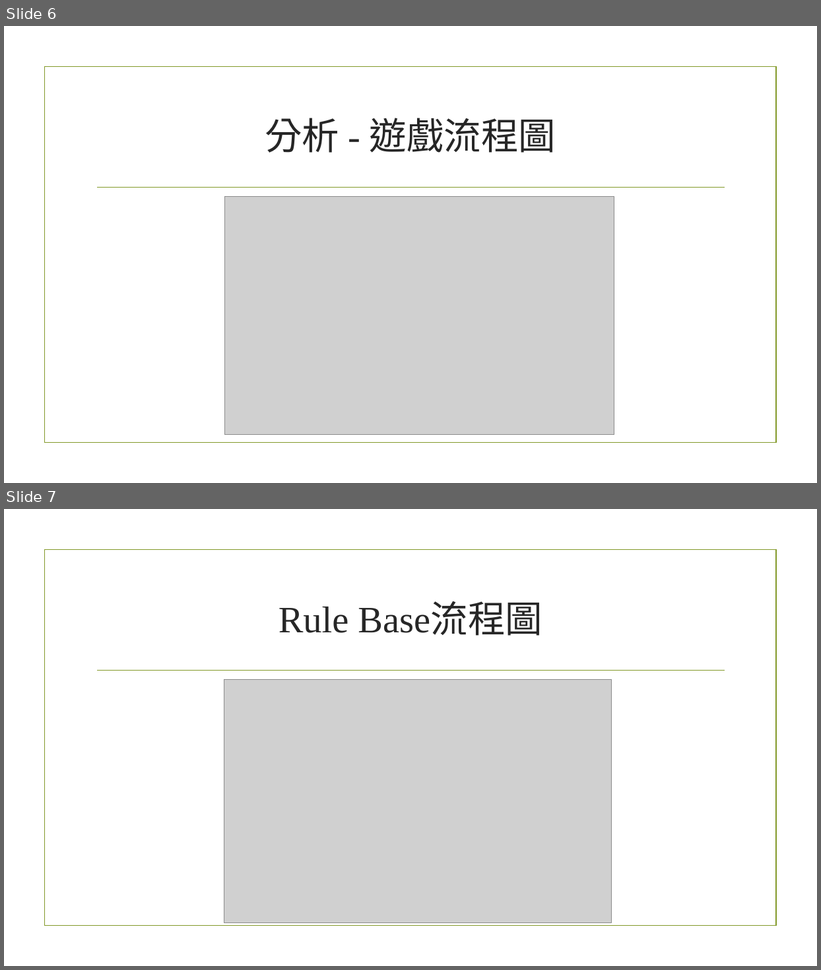
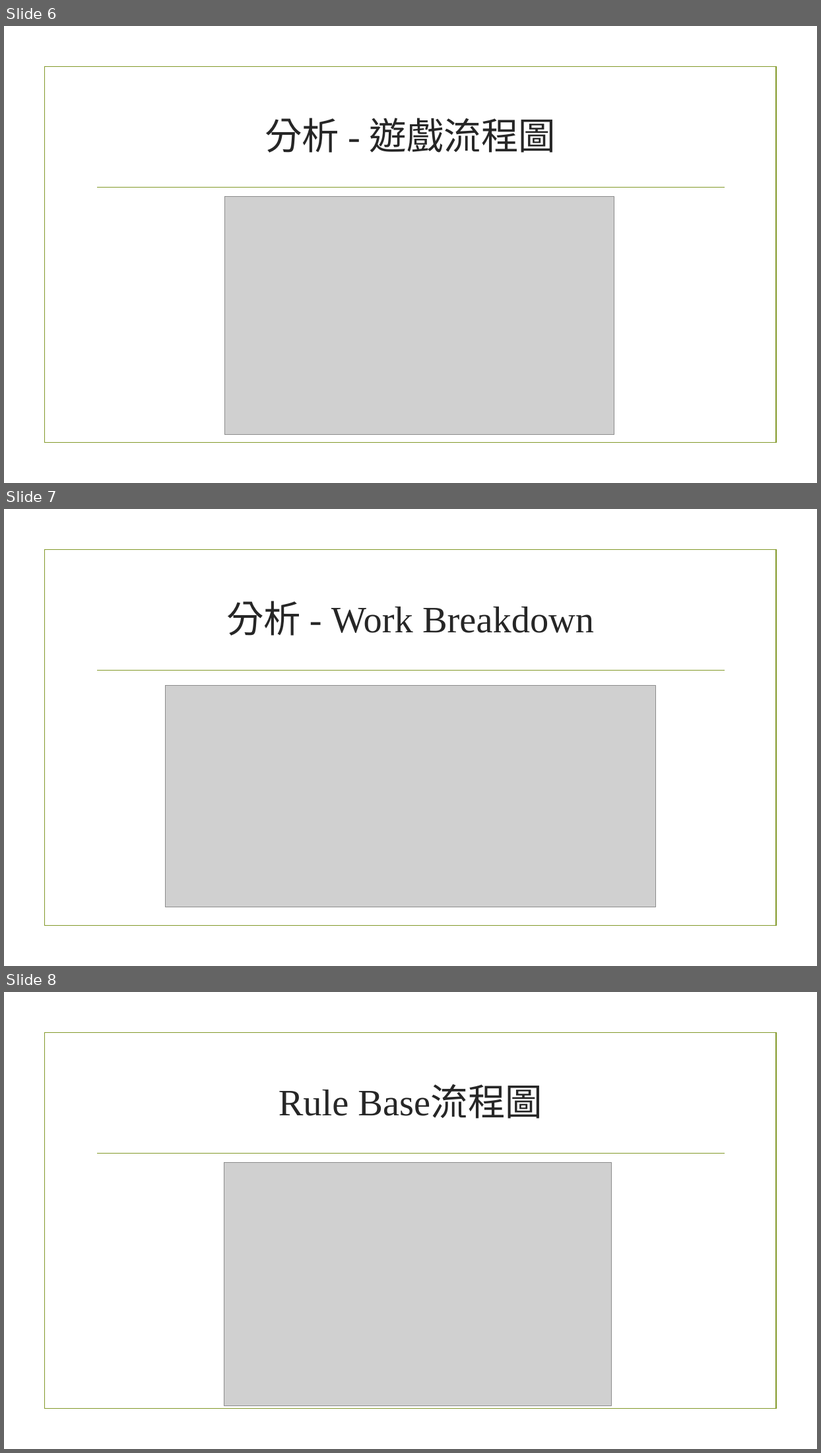
Before and after one commit to ErEcheLon/Mechine-Learning, a slide deck: Hw6/ML_PingPong.pptx. Shown one above the other, each under a label of ours: slides 6 and 7 before the commit, slides 6, 7 and 8 after it. The pictures are 821x970 and 821x1453 pixels, drawn with LibreOffice and Linux fonts; fonts in the diff are those of the drawing; grey boxes stand for pictures; background and template pictures are left out. Boxes give left, top, right and bottom in pixels: in the first picture for what was removed or moved away, otherwise in the second. Text is boxed around its words. In the diff, an @@ line names an element or a change of style, - is before the commit and + after.

```diff
--- a/Hw6/ML_PingPong.pptx
+++ b/Hw6/ML_PingPong.pptx
@@ slide 7 added at (x1=4, y1=509, x2=817, y2=966), background picture (left out); not listed: 2 template elements that a slide beside it also shows @@
@@ title added at (x1=226, y1=601, x2=594, y2=636), 44 pt, text #262626 @@
+分析 - Work Breakdown
@@ picture added at (x1=166, y1=686, x2=656, y2=908) @@
@@ what was slide 7 is now slide 8 @@
```
Also in this commit, not shown: 1 other file.
